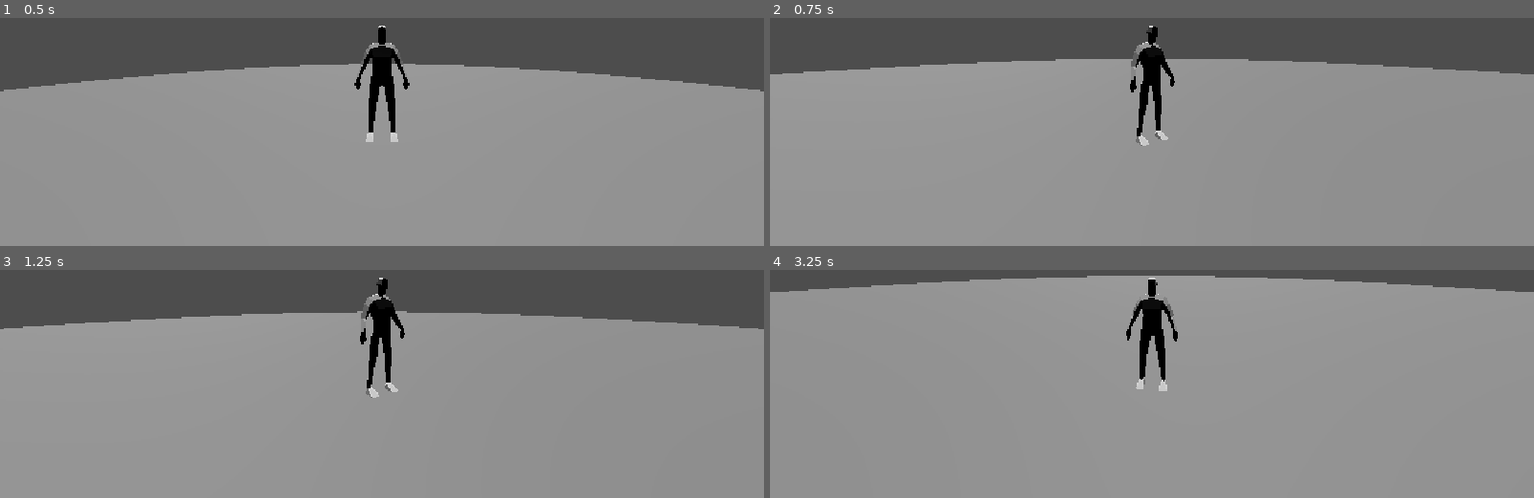
Above: before the commit, frames 1-4 (two rows, left to right).
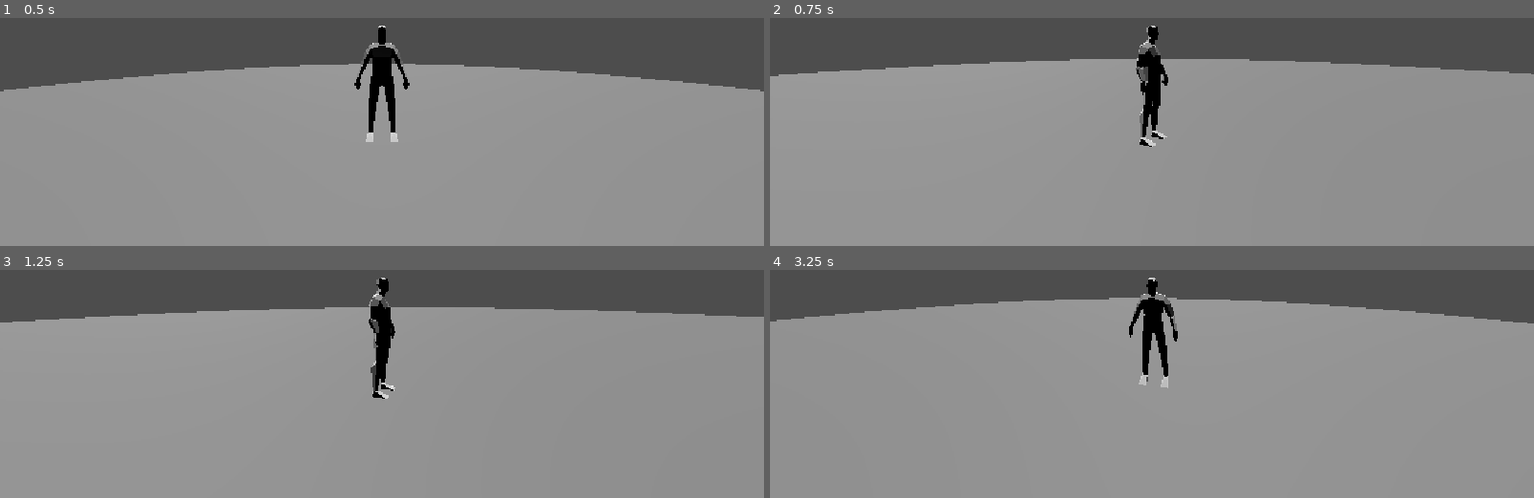
Above: after the commit, the same moments.

Repository: XMNNguyen/Soulslike_Roguelike
Game: Godot game, scene res://Scenes/main.tscn
The game is run twice, just before and just after one commit, with the same random seed, the same clock (stepped at 60 frames per second) and the same inputs.
Inputs (mouse positions are in pixels of both pictures, inside the frame that each line leads up to):
- Up to frame 1 (0.5 s): no input
- Up to frame 2 (0.75 s): tap Enter (ui_accept) at 0.5 s; move the mouse to (1190, 29) at 0.52 s; hold W (forward) from 0.53 s (still down); tap Space (dodge) at 0.6 s
- Up to frame 3 (1.25 s): keep holding W (forward); tap Enter (ui_accept) at 0.77, 0.8, 1.07 s
- Up to frame 4 (3.25 s): keep holding W (forward); move the mouse to (1113, 285) at 1.27 s; tap Enter (ui_accept) at 1.35, 1.52, 1.82, 2.3, 3.02 s; tap Space (dodge) at 1.55, 2.1, 2.85 s; move the mouse to (1167, 276) at 2.02 s; move the mouse to (1144, 290) at 2.77 s

Frame 1 is identical in both runs. In frame 2, 1.1% of the frame differs, in the area x 0-100%, y 3-57%; in frame 3, 3.8%; in frame 4, 11%, in the area x 0-100%, y 2-54%.

Commit message:
set up player movement componants

Diff:
--- /dev/null
+++ b/soulslike-roguelike/Scenes/Entities/Nodes/ControllerNodes/InputMovementController.tscn
@@ -0,0 +1,7 @@
+[gd_scene format=3 uid="uid://cp7kilmeekngk"]
+
+[ext_resource type="Script" uid="uid://frsglu2ihc3q" path="res://Scripts/Entities/Nodes/ControllerNodes/manual_movement_controller.gd" id="1_l47k8"]
+
+[node name="InputMovementController" type="Node" unique_id=728575245]
+script = ExtResource("1_l47k8")
+metadata/_custom_type_script = "uid://fcr1m0aw7mkb"
--- /dev/null
+++ b/soulslike-roguelike/Scenes/Entities/Nodes/ControllerNodes/JumpController.tscn
@@ -0,0 +1,6 @@
+[gd_scene format=3 uid="uid://c5uxp03grsd4i"]
+
+[ext_resource type="Script" uid="uid://fcr1m0aw7mkb" path="res://Scripts/Entities/Nodes/ControllerNodes/3d_soulslike_controller.gd" id="1_jb7lu"]
+
+[node name="JumpController" type="Node3D" unique_id=1430971260]
+script = ExtResource("1_jb7lu")
--- a/soulslike-roguelike/Scenes/Entities/Player/player.tscn
+++ b/soulslike-roguelike/Scenes/Entities/Player/player.tscn
@@ -2,6 +2,8 @@
 
 [ext_resource type="Script" uid="uid://b6d62q1hlvjrs" path="res://Scripts/Entities/Player/player.gd" id="1_kkvp2"]
 [ext_resource type="PackedScene" uid="uid://c75phlfhahanb" path="res://Assets/Player_Model/player_rig.glb" id="2_4ffj5"]
+[ext_resource type="PackedScene" uid="uid://cp7kilmeekngk" path="res://Scenes/Entities/Nodes/ControllerNodes/InputMovementController.tscn" id="2_22fhq"]
+[ext_resource type="PackedScene" uid="uid://c5uxp03grsd4i" path="res://Scenes/Entities/Nodes/ControllerNodes/JumpController.tscn" id="3_fcpig"]
 
 [sub_resource type="BoxShape3D" id="BoxShape3D_eed4v"]
 size = Vector3(0.26208496, 1.6176758, 0.3256836)
@@ -9,11 +11,19 @@
 [node name="Player" type="CharacterBody3D" unique_id=1758103362]
 script = ExtResource("1_kkvp2")
 
+[node name="Componants" type="Node" parent="." unique_id=2110396936]
+
+[node name="InputMovementController" parent="Componants" unique_id=728575245 node_paths=PackedStringArray("target") instance=ExtResource("2_22fhq")]
+target = NodePath("../..")
+
+[node name="JumpController" parent="Componants" unique_id=1430971260 node_paths=PackedStringArray("target") instance=ExtResource("3_fcpig")]
+target = NodePath("../..")
+
 [node name="PlayerRig" parent="." unique_id=151642415 instance=ExtResource("2_4ffj5")]
+
+[node name="HeadPos" type="Marker3D" parent="." unique_id=979801631]
+transform = Transform3D(1, 0, 0, 0, 1, 0, 0, 0, 1, 0, 1.9158074, 0.06344712)
 
 [node name="CollisionShape3D" type="CollisionShape3D" parent="." unique_id=2126521635]
 transform = Transform3D(1, 0, 0, 0, 1, 0, 0, 0, 1, 0, 0.77083594, 0)
 shape = SubResource("BoxShape3D_eed4v")
-
-[node name="HeadPos" type="Marker3D" parent="." unique_id=979801631]
-transform = Transform3D(1, 0, 0, 0, 1, 0, 0, 0, 1, 0, 1.9158074, 0.06344712)
--- /dev/null
+++ b/soulslike-roguelike/Scripts/Entities/Nodes/ControllerNodes/3d_soulslike_controller.gd
@@ -0,0 +1,20 @@
+extends ControllerNode
+class_name JumpController
+
+
+@export var JUMP_VELOCITY = 4.5
+@export var target : CharacterBody3D = null
+
+
+func run(delta : float) -> void:
+	if target == null:
+		push_error("CAN NOT RUN JUMP CONTROLLER, TARGET DNE")
+		return
+
+		# Add the gravity.
+	if not target.is_on_floor():
+		target.velocity += target.get_gravity() * delta
+
+	# Handle jump.
+	if Input.is_action_just_pressed("dodge") and target.is_on_floor():
+		target.velocity.y = JUMP_VELOCITY
--- /dev/null
+++ b/soulslike-roguelike/Scripts/Entities/Nodes/ControllerNodes/controller_node.gd
@@ -0,0 +1,6 @@
+@abstract
+extends Node
+class_name ControllerNode
+
+
+@abstract func run(delta : float) -> void
--- /dev/null
+++ b/soulslike-roguelike/Scripts/Entities/Nodes/ControllerNodes/manual_movement_controller.gd
@@ -0,0 +1,37 @@
+extends ControllerNode
+class_name InputMovementController
+
+@export var SPEED : float = 4.5
+@export var TURN_WEIGHT : float = 0.1
+@export var target : CharacterBody3D = null
+
+
+func run(delta : float) -> void:
+	if target == null:
+		push_error("CAN NOT RUN INPUT MOVE CONTROLLER, TARGET DNE")
+		return
+
+	var input_dir := Input.get_vector("left", "right", "forward", "backward")
+
+	# make sure to rotate the basis in the correct direction if there is a camera
+	var camera : Camera3D = get_viewport().get_camera_3d()
+	var direction : Vector3 = Vector3.ZERO
+	if camera:
+		var move_basis : Basis = camera.global_transform.basis
+
+		move_basis.z.y = 0
+		move_basis.x.y = 0
+
+		direction =  Vector3(input_dir.x, 0.0, input_dir.y) * move_basis.orthonormalized()
+	else:
+		direction = (target.transform.basis * Vector3(input_dir.x, 0, input_dir.y)).normalized()
+
+	# handle moving the player
+	if direction:
+		target.velocity.x = direction.x * SPEED
+		target.velocity.z = direction.z * SPEED
+		var target_basis = Basis.looking_at(direction.normalized(), Vector3.UP)
+		target.basis = target.basis.slerp(target_basis, TURN_WEIGHT).orthonormalized()
+	else:
+		target.velocity.x = move_toward(target.velocity.x, 0, SPEED)
+		target.velocity.z = move_toward(target.velocity.z, 0, SPEED)
--- a/soulslike-roguelike/Scripts/Entities/Player/player.gd
+++ b/soulslike-roguelike/Scripts/Entities/Player/player.gd
@@ -1,30 +1,16 @@
 extends CharacterBody3D
 class_name Player
 
+@onready var head_pos : Marker3D = $HeadPos
+@onready var componants : Array = $Componants.get_children()
 
-const SPEED = 5.0
-const JUMP_VELOCITY = 4.5
-
-@onready var head_pos : Marker3D = $HeadPos
+var cur_camera : BaseCamera = null
 
 func _physics_process(delta: float) -> void:
-	# Add the gravity.
-	if not is_on_floor():
-		velocity += get_gravity() * delta
-
-	# Handle jump.
-	if Input.is_action_just_pressed("ui_accept") and is_on_floor():
-		velocity.y = JUMP_VELOCITY
-
-	# Get the input direction and handle the movement/deceleration.
-	# As good practice, you should replace UI actions with custom gameplay actions.
-	var input_dir := Input.get_vector("ui_left", "ui_right", "ui_up", "ui_down")
-	var direction := (transform.basis * Vector3(input_dir.x, 0, input_dir.y)).normalized()
-	if direction:
-		velocity.x = direction.x * SPEED
-		velocity.z = direction.z * SPEED
-	else:
-		velocity.x = move_toward(velocity.x, 0, SPEED)
-		velocity.z = move_toward(velocity.z, 0, SPEED)
+	# handle all physics and stat based componants here
+	# NOTE: all componants must have "run" method
+	for componant in componants:
+		if componant.has_method("run"):
+			componant.run(delta)
 
 	move_and_slide()
--- a/soulslike-roguelike/Scripts/main.gd
+++ b/soulslike-roguelike/Scripts/main.gd
@@ -114,3 +114,4 @@
 		return
 
 	current_level.assign_camera(player.head_pos)
+	player.cur_camera =  current_level.get_player_camera()
Not shown, added: soulslike-roguelike/Scripts/Entities/Nodes/ControllerNodes/3d_soulslike_controller.gd.uid
Not shown, added: soulslike-roguelike/Scripts/Entities/Nodes/ControllerNodes/controller_node.gd.uid
Not shown, added: soulslike-roguelike/Scripts/Entities/Nodes/ControllerNodes/manual_movement_controller.gd.uid
